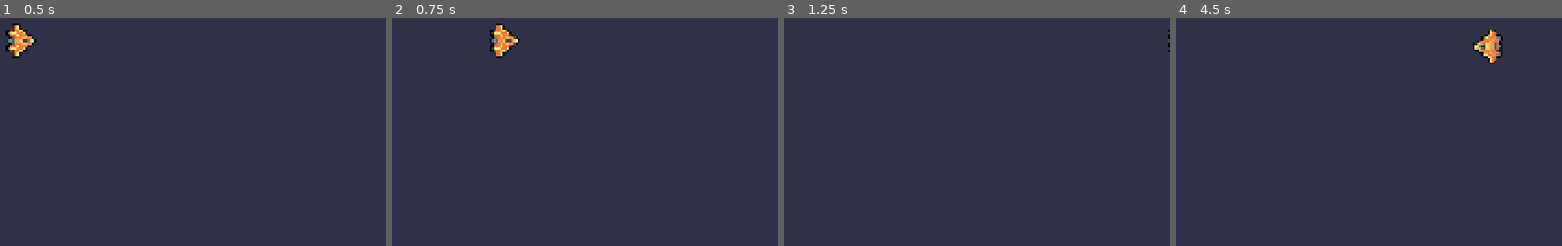
Above: before the commit, frames 1-4 (left to right).
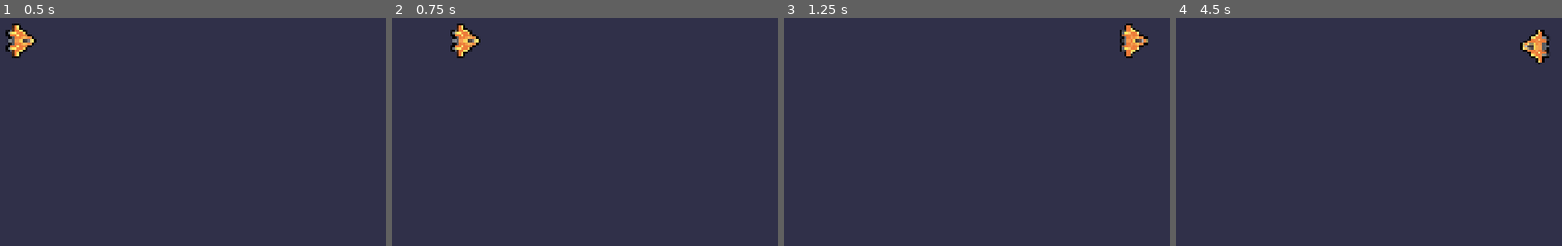
Above: after the commit, the same moments.

Repository: wefang1/M4-To-Space-And-Beyong
Game: Godot game, scene res://lessons/ship.tscn
Same seed, same stepped clock (60 frames per second), same inputs: the game is played once before the commit and once after it.
Inputs (mouse positions are in pixels of both pictures, inside the frame that each line leads up to):
- Up to frame 1 (0.5 s): no input
- Up to frame 2 (0.75 s): tap Enter at 0.5 s; move the mouse to (573, 20) at 0.52 s; hold D (move_right) from 0.53 s (still down); tap Space (boost) at 0.6 s; click (573, 20) at 0.67 s
- Up to frame 3 (1.25 s): keep holding D (move_right)
- Up to frame 4 (4.5 s): move the mouse to (outside the picture) at 1.27 s; release D (move_right) at 1.28 s; hold S (move_down) 1.28-2.03 s; tap Z at 1.35, 2.85, 4.35 s; tap Space (boost) at 2, 2.1, 3.5, 3.6 s; move the mouse to (outside the picture) at 2.02 s; hold D (move_right) 2.03-2.78 s; tap Enter at 2.75, 4.25 s; move the mouse to (outside the picture) at 2.77 s; hold W (move_up) 2.78-3.53 s; click (outside the picture) at 2.92 s; move the mouse to (1415, 102) at 3.52 s; hold A (move_left) from 3.53 s (still down); move the mouse to (outside the picture) at 4.27 s

Frame 1 is identical in both runs. In frame 2, 1.4% of the frame differs, in the area x 15-34%, y 2-18%; in frame 3, 0.7%; in frame 4, 1.4%, in the area x 76-97%, y 5-21%.

Commit message:
M4L5 and M4L6 complete

Diff:
--- a/M04.to_space_and_beyond_workbook/lessons/ship.gd
+++ b/M04.to_space_and_beyond_workbook/lessons/ship.gd
@@ -4,7 +4,7 @@
 var normal_speed := 600.0
 var max_speed := normal_speed
 var velocity := Vector2(0, 0)
-
+var steering_factor := 10.0
 
 func _process(delta: float) -> void:
 	var direction := Vector2(0, 0)
@@ -20,11 +20,12 @@
 		max_speed = boost_speed
 		get_node("Timer").start()
 
-	velocity = direction * max_speed
+	var desired_speed := max_speed * direction
+	var steering_vector := desired_speed - velocity
+	velocity += steering_factor * steering_vector * delta
 	position += velocity * delta
 	if direction.length() > 0.0:
 		rotation = velocity.angle()
 
-
 func _on_timer_timeout() -> void:
 	max_speed = normal_speed
--- /dev/null
+++ b/M04.to_space_and_beyond_workbook/lessons/spacelevel.tscn
@@ -0,0 +1,28 @@
+[gd_scene load_steps=5 format=3 uid="uid://l7ugxf2d06h"]
+
+[ext_resource type="PackedScene" uid="uid://c4vp8u0lafnf3" path="res://lessons/ship.tscn" id="1_h7sir"]
+[ext_resource type="PackedScene" uid="uid://dgf54k70yiiff" path="res://assets/ship/main_thruster/main_thruster.tscn" id="2_wy27q"]
+[ext_resource type="PackedScene" uid="uid://bklom8bhpxg4h" path="res://assets/ship/side_thruster/side_thruster.tscn" id="3_wrmf7"]
+[ext_resource type="PackedScene" uid="uid://bxfevggvxo634" path="res://assets/background/space_background.tscn" id="4_w0nly"]
+
+[node name="Spacelevel" type="Node2D"]
+
+[node name="Sprite2D" parent="." instance=ExtResource("1_h7sir")]
+
+[node name="MainThruster" parent="Sprite2D" instance=ExtResource("2_wy27q")]
+position = Vector2(-35, 2)
+points = PackedVector2Array(0, 0, 33.333332, 0, 66.666664, 0)
+
+[node name="SideThruster" parent="Sprite2D" instance=ExtResource("3_wrmf7")]
+position = Vector2(-48, -20)
+rotation = 2.0213509
+
+[node name="SideThruster2" parent="Sprite2D" instance=ExtResource("3_wrmf7")]
+position = Vector2(-50, 23)
+rotation = 1.0768008
+
+[node name="Camera2D" type="Camera2D" parent="Sprite2D"]
+position_smoothing_enabled = true
+position_smoothing_speed = 12.0
+
+[node name="SpaceBackground" parent="." instance=ExtResource("4_w0nly")]
